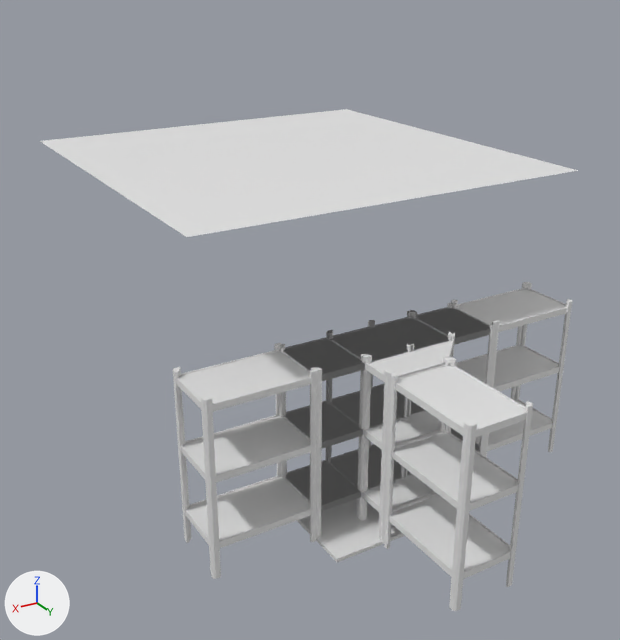
A saved change to the Blender file Assets/Models/Furniture/Shop Furniture.blend.
Camera for both pictures: a 50 mm lens placed at (4.31, 5.58, 4.91), pointed at (0.26, -1.17, 1.53). The axes (+X, +Y, +Z) are drawn at lower left. The lights are the same throughout. The same objects are shown in both versions, whatever each file hides.

The first picture shows 'Ceiling.tile', 'ToolMount', 'shelf ref.001', 'shelves.1x1', 'shelves.1x2', 'shelves.1x4', 'shelves.corner'.
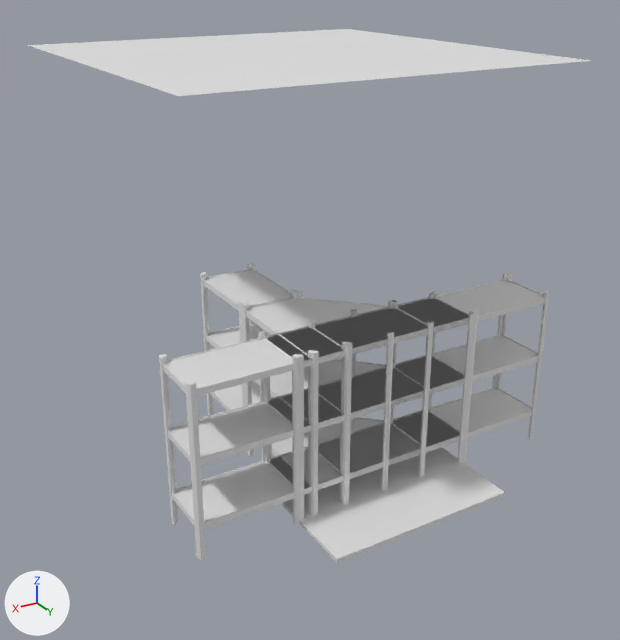
Where the newer file only moved an object's origin or applied its transform, the numbers keep the older frame.

Boxes [x1, y1, x2, y2] around the edits, measured in the pictures (620 x 640 px; the box of a moved part takes in the faces that stretch with it):
'Ceiling.tile', mesh moved: before [40, 109, 578, 237]; after [28, 29, 591, 96]
'shelves.1x4', moved: before [173, 282, 572, 579]; after [159, 273, 550, 559]
'shelf ref.001', mesh turned: before [384, 357, 533, 611]; after [200, 263, 297, 453]
'shelves.corner', reshaped (46% wider): before [326, 310, 455, 544]; after [243, 291, 432, 516]
'shelves.1x2', moved: before [279, 302, 496, 541]; after [263, 293, 474, 523]
'shelves.1x1', mesh moved: before [329, 317, 453, 521]; after [309, 300, 434, 504]
part 5 of me_cube_023, moved or reshaped: before [378, 375, 391, 544]; after [419, 326, 429, 477]
part 6 of me_cube_023, moved or reshaped: before [326, 335, 333, 463]; after [308, 355, 319, 516]
part 7 of me_cube_023, moved or reshaped: before [407, 315, 417, 319]; after [243, 307, 253, 456]
part 8 of me_cube_023, moved or reshaped: before [384, 370, 396, 377]; after [427, 320, 432, 327]
part 9 of me_cube_023, moved or reshaped: before [326, 330, 333, 337]; after [308, 350, 319, 357]
part 10 of me_cube_023, moved or reshaped: before [407, 310, 417, 316]; after [243, 302, 249, 309]
part 11 of me_cube_023, moved or reshaped: before [434, 361, 445, 494]; after [386, 304, 395, 417]
part 12 of me_cube_023, moved or reshaped (not visible afterwards): before [442, 353, 450, 361]
part 13 of me_cube_023, moved or reshaped: before [451, 338, 455, 357]; after [293, 296, 303, 299]
part 14 of me_cube_023, moved or reshaped: before [451, 331, 455, 339]; after [292, 291, 303, 296]
part 15 of me_cube_023, moved or reshaped: before [329, 317, 453, 512]; after [246, 297, 427, 483]
'ToolMount', unchanged, uncovered by the edit: before [297, 499, 405, 562]; after [282, 447, 505, 562]

The change, as a diff of the scene's bpy script:
```diff
--- a/Assets/Models/Furniture/Shop Furniture.blend.py
+++ b/Assets/Models/Furniture/Shop Furniture.blend.py
@@ me_cube_020 @@
 me_cube_020.from_pydata(...)  # 216 vertices, 158 faces; spans x -0.5..0.5, y -0.5..0.14, z 0.0..1.72
 # used by ob_shelf_ref_001; location = (0.0, 1.0, 0.0); rotation_euler = (0.0, 0.0, 1.571), in degrees (0, 0, 90)
+# me_cube_020 part 1: the whole mesh is turned 180 degrees about the z axis through its middle, then moved by (-3.0, -0.35, 0.0)
@@ me_cube_002 @@
 me_cube_002.from_pydata(...)  # 216 vertices, 158 faces; spans x -0.5..0.5, y -0.5..0.14, z 0.0..1.72
+# me_cube_002 part 2: the whole mesh is moved by (0.0, -0.3, 0.0)
@@ me_cube_008 @@
 me_cube_008.from_pydata(...)  # 270 vertices, 202 faces; spans x -1.02..1.02, y -0.51..0.51, z -0.79..0.93
 # used by ob_shelves_1x2; location = (0.0, -0.18, 0.79); scale = (0.978, 0.63, 1.0)
+# me_cube_008 part 3: the whole mesh is moved by (0.0, -0.76, 0.79)
@@ me_cube_009 @@
 me_cube_009.from_pydata(...)  # 444 vertices, 320 faces; spans x -2.04..2.04, y -0.51..0.51, z -0.79..0.93
 # used by ob_shelves_1x4; location = (0.0, -0.18, 0.79); scale = (0.978, 0.63, 1.0)
+# me_cube_009 part 4: the whole mesh is moved by (0.0, -0.76, 0.79)
@@ me_cube_023 @@
-me_cube_023.from_pydata(...)  # 288 vertices, 217 faces; spans x -0.5..0.5, y -0.5..0.5, z 0.0..1.72
+me_cube_023.from_pydata(...)  # 288 vertices, 217 faces; spans x -0.5..0.85, y -1.5..-0.16, z 0.0..1.72
+# me_cube_023 part 5: the loose piece of 18 vertices spanning x 0.43..0.5, y 0.43..0.5, z 0.0..1.7 is turned 90 degrees about the z axis through its middle, then moved by (-0.92, -0.65, 0.0)
+# me_cube_023 part 6: the loose piece of 18 vertices spanning x 0.43..0.5, y -0.5..-0.43, z 0.0..1.7 is turned 90 degrees about the z axis through its middle, then moved by (0.35, 0.27, 0.0)
+# me_cube_023 part 7: the loose piece of 18 vertices spanning x -0.5..-0.43, y -0.5..-0.43, z 0.0..1.7 is turned 90 degrees about the z axis through its middle, then moved by (1.27, -1.0, 0.0)
+# me_cube_023 part 8: the loose piece of 18 vertices spanning x 0.43..0.5, y 0.43..0.5, z 1.69..1.72 is turned 90 degrees about the z axis through its middle, then moved by (-0.92, -0.65, 0.0)
+# me_cube_023 part 9: the loose piece of 18 vertices spanning x 0.43..0.5, y -0.5..-0.43, z 1.69..1.72 is turned 90 degrees about the z axis through its middle, then moved by (0.35, 0.27, 0.0)
+# me_cube_023 part 10: the loose piece of 18 vertices spanning x -0.5..-0.43, y -0.5..-0.43, z 1.69..1.72 is turned 90 degrees about the z axis through its middle, then moved by (1.27, -1.0, 0.0)
+# me_cube_023 part 11: the loose piece of 18 vertices spanning x -0.18..-0.08, y 0.44..0.5, z 0.0..1.7 is turned 90 degrees about the z axis through its middle, then moved by (-0.34, -1.25, 0.0)
+# me_cube_023 part 12: the loose piece of 18 vertices spanning x -0.18..-0.08, y 0.44..0.5, z 1.69..1.72 is turned 90 degrees about the z axis through its middle, then moved by (-0.34, -1.25, 0.0)
+# me_cube_023 part 13: the loose piece of 18 vertices spanning x -0.5..-0.44, y 0.08..0.18, z 0.0..1.7 is turned 90 degrees about the z axis through its middle, then moved by (0.69, -1.59, 0.0)
+# me_cube_023 part 14: the loose piece of 18 vertices spanning x -0.5..-0.44, y 0.08..0.18, z 1.69..1.72 is turned 90 degrees about the z axis through its middle, then moved by (0.69, -1.59, 0.0)
+# me_cube_023 part 15: 108 of 288 vertices moved; they spanned x -0.49..0.49, y -0.49..0.49, z 0.29..1.66 and now span x -0.48..0.83, y -1.49..-0.17, z 0.29..1.66; mean shift (0.33, -0.75, 0.0); largest move (-0.49, 0.13, 0.29) -> (0.21, -1.49, 0.29)
@@ me_plane_008 @@
 me_plane_008.from_pydata(...)  # 4 vertices, 1 face; spans x -0.526..0.526, y -1.053..0.0, z 3.0
 # used by ob_ceiling_tile; location = (0.0, 0.0, 0.0); scale = (3.8, 3.8, 1.0)
+# me_plane_008 part 16: the whole mesh is moved by (0.0, 0.0, 1.0)
@@ ob_shelves_1x2 @@
 ob_shelves_1x2 = bpy.data.objects.new('shelves.1x2', me_cube_008)
-ob_shelves_1x2.location = (0.0, -0.18, 0.79)
+ob_shelves_1x2.location = (0.0, 0.0, 0.0)
 ob_shelves_1x2.scale = (0.978, 0.63, 1.0)
@@ ob_shelves_1x4 @@
 ob_shelves_1x4 = bpy.data.objects.new('shelves.1x4', me_cube_009)
-ob_shelves_1x4.location = (0.0, -0.18, 0.79)
+ob_shelves_1x4.location = (0.0, 0.0, 0.0)
 ob_shelves_1x4.scale = (0.978, 0.63, 1.0)
```
